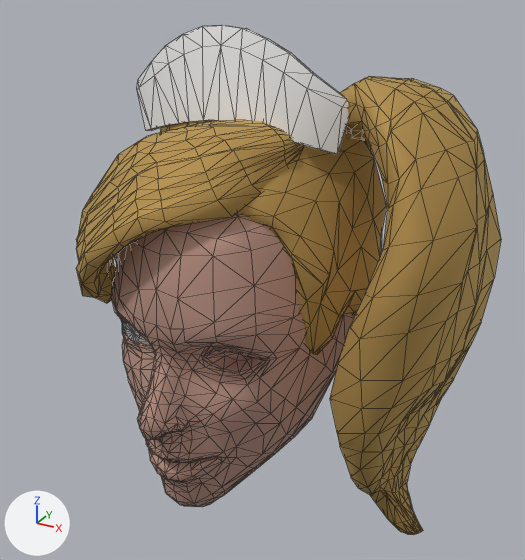
The glTF model src/js/data/textures/3d/heads/Harly_bsh.glb: old version first, new version second.
One viewpoint serves both versions: a 50 mm camera at (0.278, -0.523, 0.358) aimed at (0.014, -0.042, 0.118). Arrows for +X, +Y and +Z are at lower left; the lights stay in place. Mesh edges are drawn as thin lines. Vertices at the same position are counted once.

Before the edit, the objects in view are built like this:
```python
mat_skin = principled_material('skin')
mat_skin.base_color = (0.651, 0.447, 0.376)  # beige #d3b2a5
mat_skin.metallic = 1.0
mat_skin.roughness = 0.826
me_mesh_003 = bpy.data.meshes.new('Mesh.003')
me_mesh_003.from_pydata(...)  # 74 vertices, 144 faces; spans x -9.1..9.1, y -4.0..4.4, z -1.8..1.1
me_mesh_003.materials.append(mat_white_peace)  # white #fafafa
me_mesh_005 = bpy.data.meshes.new('Mesh.005')
me_mesh_005.from_pydata(...)  # 378 vertices, 752 faces; spans x 6.1..18.8, y -9.4..28.6, z -3.1..12.6
me_mesh_005.materials.append(mat_02___default)  # orange #cfb271
me_mesh_006 = bpy.data.meshes.new('Mesh.006')
me_mesh_006.from_pydata(...)  # 745 vertices, 1486 faces; spans x -9.6..9.6, y -4.7..24.3, z -7.5..19.1
me_mesh_006.materials.append(mat_skin)  # beige #d3b2a5
ob_hair_clip = bpy.data.objects.new('hair_clip', me_mesh_003)
ob_hair_clip.parent = ob_harly_head
ob_hair_clip.location = (-0.000377, 27.4, 7.006)
ob_harly = bpy.data.objects.new('Harly', me_mesh_006)
ob_harly.parent = ob_harly_head
ob_harly.location = (0.0, 0.0, 0.0)
ob_ponytail = bpy.data.objects.new('ponytail', me_mesh_005)
ob_ponytail.parent = ob_hair
ob_ponytail.location = (0.511, -17.08, -3.71)
# also in view: 'hair' at (0.0, -0.048, 0.151)
```
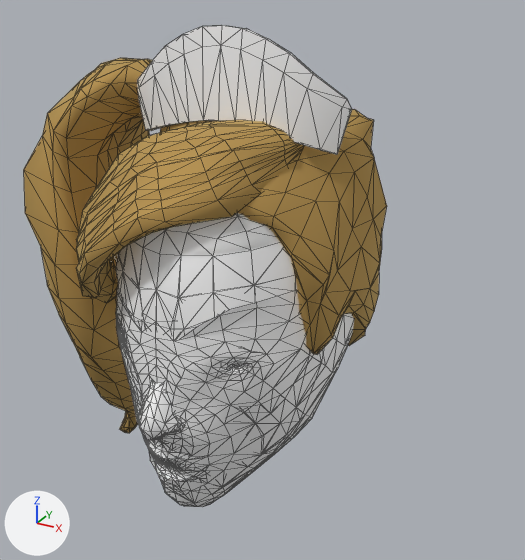
The newer file adds a shape key; the second version is drawn at full value of the shape key 'Harly_1Shape' of 'Harly.001', and the change is written as the vertex moves it makes.

Edits to the bpy script that builds the scene:
```text
Change mat_skin:
    mat_skin.base_color: (0.651, 0.447, 0.376) -> (1.0, 1.0, 1.0)  # beige #d3b2a5 -> white #ffffff
Change me_mesh_005:
    where me_mesh_005.from_pydata(...)  # 378 vertices, 752 faces; spans x 6.1..18.8, y -9.4..28.6, z -3.1..12.6
    used by ob_ponytail; parent = ob_hair; location = (0.511, -17.08, -3.71)
    me_mesh_005 part 1: the whole mesh is mirrored in x about its middle, then moved by (-11.0, -12.9, -4.4)
Add me_mesh_007:
    me_mesh_007.from_pydata(...)  # 511 vertices, 846 faces; spans x -8.7..8.7, y -4.7..24.2, z 4.6..19.1
    me_mesh_007.materials.append(mat_skin)  # white #ffffff
Add me_mesh_006_1:
    me_mesh_006_1.from_pydata(...)  # 745 vertices, 1486 faces; spans x -9.6..9.6, y -4.7..24.3, z -7.5..17.4
    me_mesh_006_1.materials.append(mat_skin)  # white #ffffff
Change ob_ponytail:
    ob_ponytail.location: (0.511, -17.08, -3.71) -> (-13.44, -4.157, 0.701)
Change ob_harly:
    remove ob_harly.parent = ob_harly_head
    ob_harly: bpy.data.objects.new('Harly', me_mesh_006) -> bpy.data.objects.new('Harly', None)
    ob_harly.rotation_euler: (0.0, 0.0, 0.0) -> (1.571, 0.0, 0.0)  # degrees (0, 0, 0) -> degrees (90, 0, 0)
    ob_harly.scale: (1.0, 1.0, 1.0) -> (0.01, 0.01, 0.01)
Add ob_harly_mask:
    ob_harly_mask = bpy.data.objects.new('Harly_mask', me_mesh_007)
    ob_harly_mask.parent = ob_harly
    ob_harly_mask.location = (0.0, 0.0, 0.0)
Add ob_harly_001:
    ob_harly_001 = bpy.data.objects.new('Harly.001', me_mesh_006_1)
    ob_harly_001.parent = ob_harly
    ob_harly_001.location = (0.0, 0.0, 0.0)
```

Changed parts and their boxes [x1, y1, x2, y2] in the pictures (525 x 560 px):
'ponytail', mesh mirrored, turned, rescaled, moved
    before: [330, 76, 501, 535]
    after: [24, 58, 152, 433]
'Harly', no longer drawn
    before: [111, 213, 354, 507]
'hair', reshaped
    before: [76, 120, 387, 354]
    after: [76, 109, 387, 354]
'Harly.001', added
    after: [116, 213, 354, 507]
'hair_clip', reshaped
    before: [136, 25, 349, 154]
    after: [137, 25, 352, 154]
'Harly_mask', added
    after: [116, 242, 325, 501]
'Eye', reshaped (not visible afterwards)
    before: [123, 322, 149, 344]
